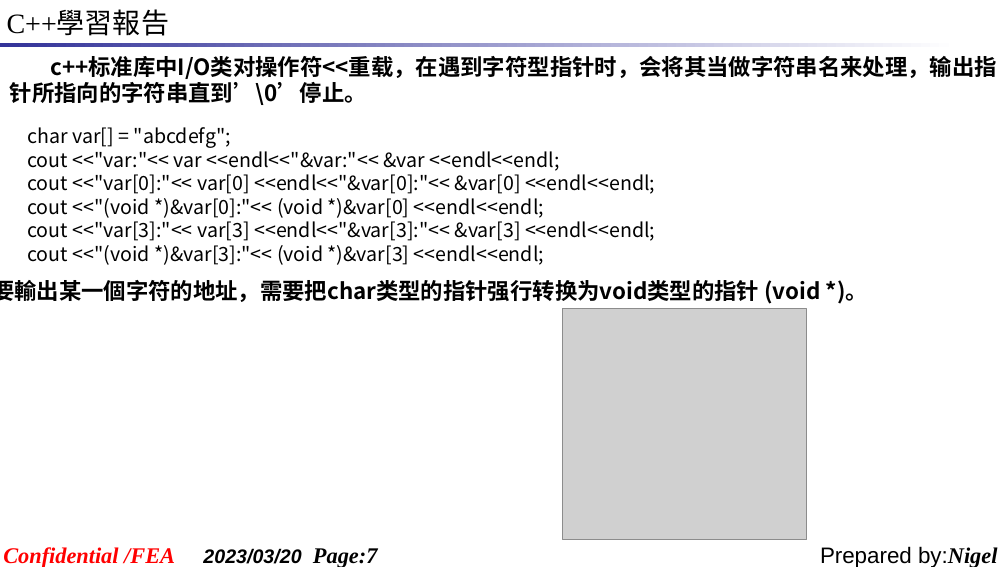
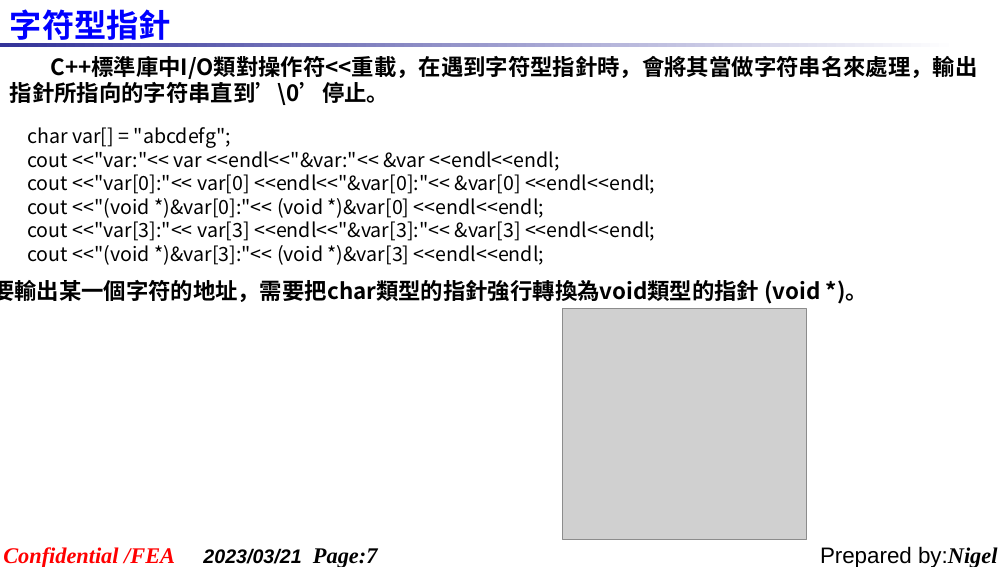
Before and after one commit to Shadow-ei/TEMP, a slide deck: slide 7 of 报告/C++學習報告_20230320.ppt. Drawn at 1008x567 pixels with LibreOffice and Linux fonts; fonts in the diff are those of the drawing; grey boxes stand for pictures; background and template pictures are left out. Boxes give left, top, right and bottom in pixels: in the first picture for what was removed or moved away, otherwise in the second. Text is boxed around its words. In the diff, an @@ line names an element or a change of style, - is before the commit and + after.

```diff
--- a/报告/C++學習報告_20230320.ppt
+++ b/报告/C++學習報告_20230320.ppt
@@ text removed at (x1=7, y1=11, x2=169, y2=36) @@
-C++學習報告
@@ text added at (x1=10, y1=9, x2=171, y2=46), 23 pt, text #0000FF, bold @@
+字符型指針
@@ text at (x1=10, y1=56, x2=977, y2=105): text changed @@
-c++标准库中I/O类对操作符<<重载，在遇到字符型指针时，会将其当做字符串名来处理，输出指针所指向的字符串直到’\0’停止。
+C++標準庫中I/O類對操作符<<重載，在遇到字符型指針時，會將其當做字符串名來處理，輸出指針所指向的字符串直到’\0’停止。
@@ text at (x1=0, y1=280, x2=868, y2=304): text changed @@
-要輸出某一個字符的地址，需要把char类型的指针强行转换为void类型的指针 (void *)。
+要輸出某一個字符的地址，需要把char類型的指針強行轉換為void類型的指針 (void *)。
@@ text at (x1=203, y1=548, x2=377, y2=567): text changed @@
-2023/03/20 Page:7
+2023/03/21 Page:7
```
Also in this commit, not shown: 7 other slides changed, 10 slides added, 3 slides removed.
